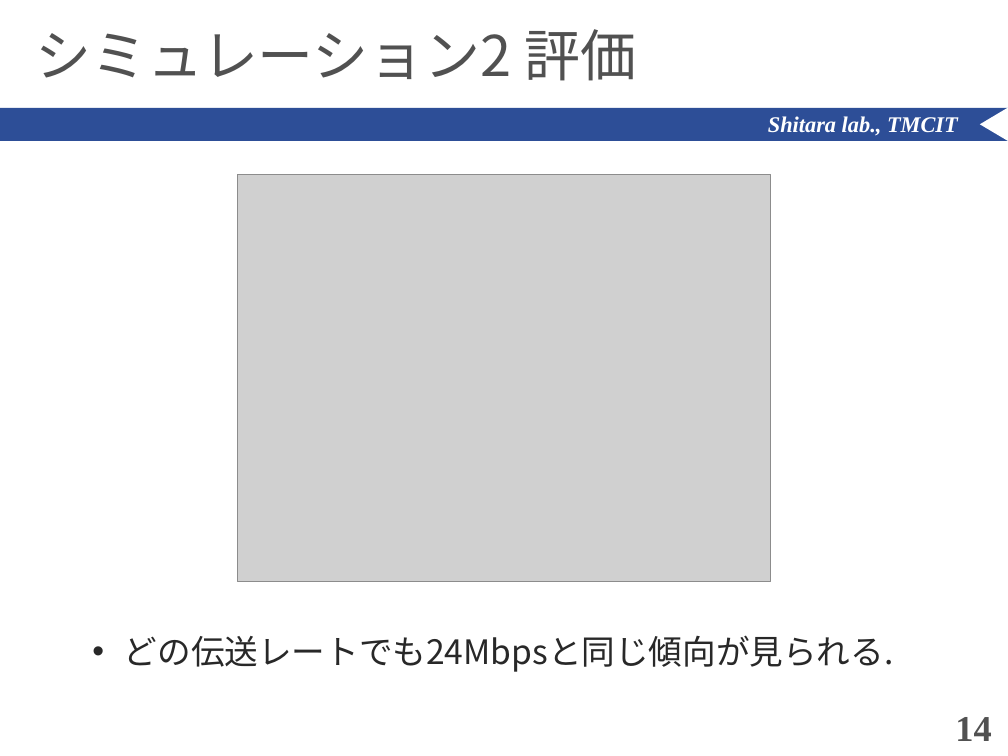
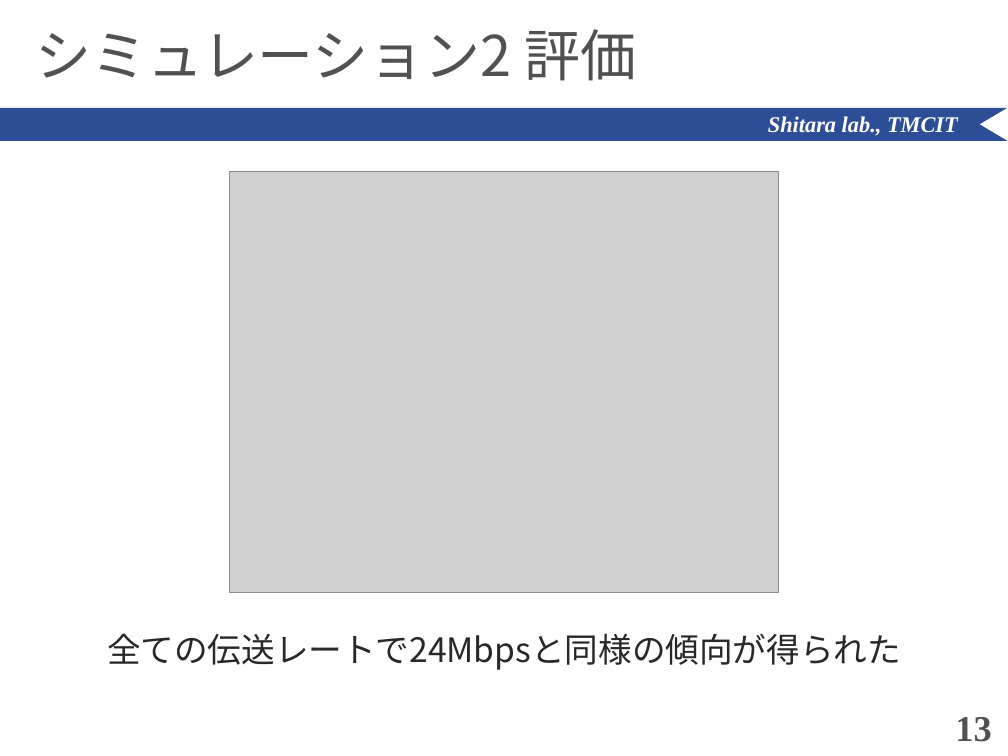
Before and after one commit to ShitaLab-TMCIT/IEEE802.11simulator, a slide deck: slide 13 of paper/shimozawa.pptx (slide 14 before the commit). Drawn at 1008x756 pixels with LibreOffice and Linux fonts; fonts in the diff are those of the drawing; grey boxes stand for pictures. Boxes give left, top, right and bottom in pixels: in the first picture for what was removed or moved away, otherwise in the second. Text is boxed around its words. In the diff, an @@ line names an element or a change of style, - is before the commit and + after.

```diff
--- a/paper/shimozawa.pptx
+++ b/paper/shimozawa.pptx
@@ picture: place and size @@
-picture at bbox=[238, 174, 771, 583]
+picture at bbox=[229, 171, 779, 592]
@@ text at bbox=[107, 633, 901, 670]: text changed @@
-• どの伝送レートでも24Mbpsと同じ傾向が見られる.
+全ての伝送レートで24Mbpsと同様の傾向が得られた
@@ page number at bbox=[955, 717, 991, 742]: text changed @@
-14
+13
```
Also in this commit, not shown: 11 other slides changed, 13 other files.
